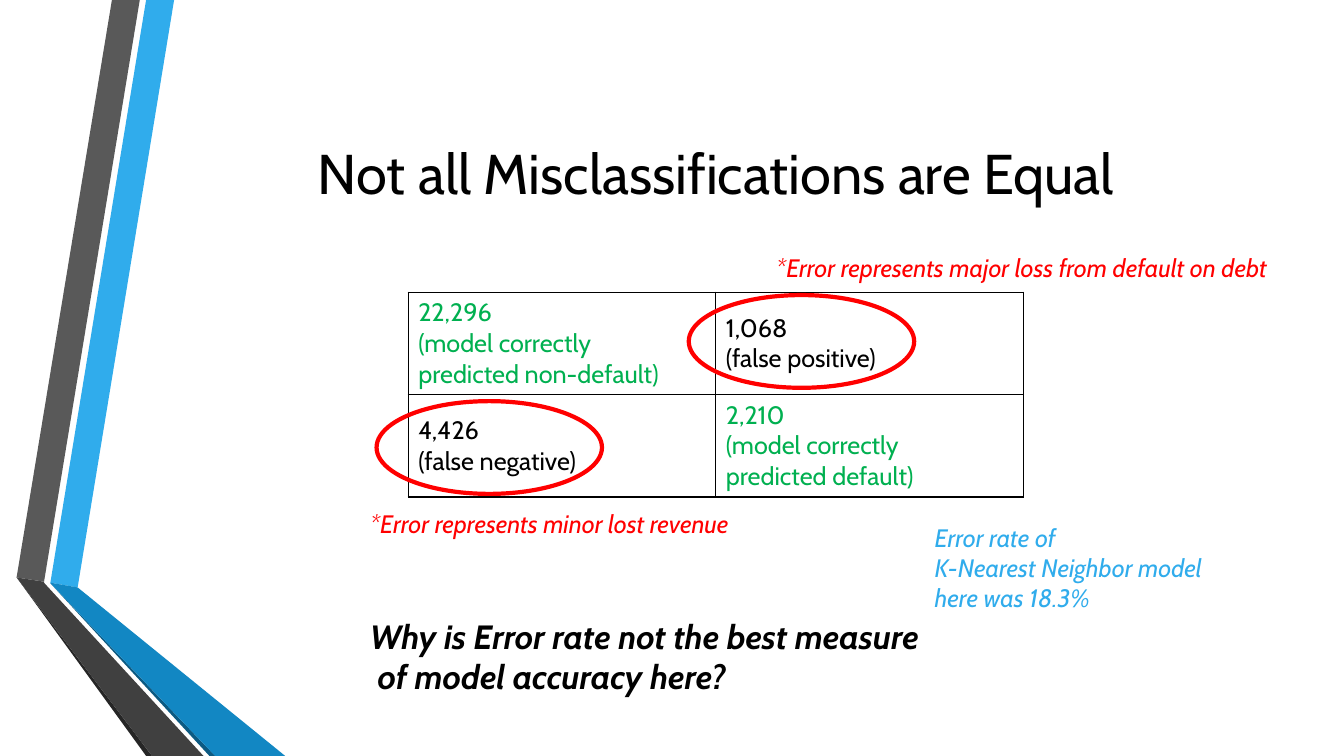
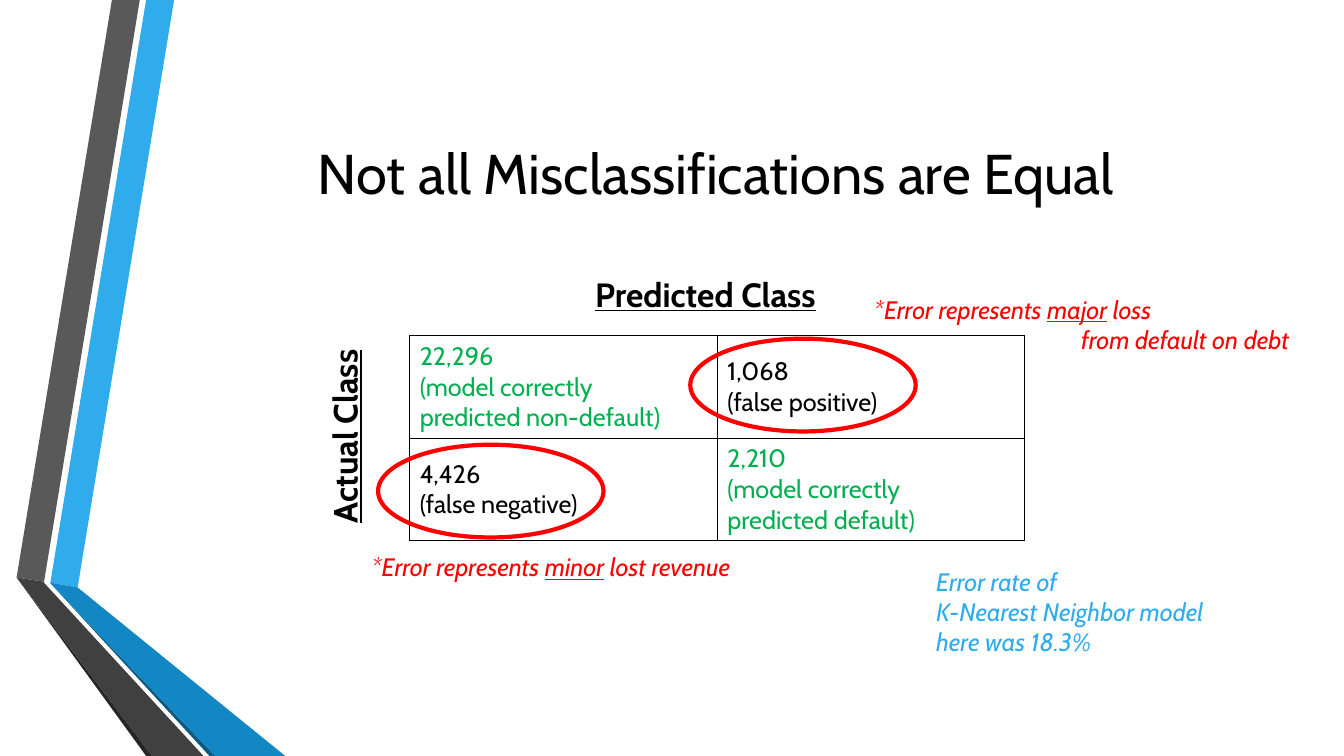
Before and after one commit to jb08/credit_card_default_ML, a slide deck: slide 9 of Predicting_Credit_Card_defaults.pptx. Drawn at 1344x756 pixels with LibreOffice and Linux fonts; fonts in the diff are those of the drawing; background and template pictures are left out. Boxes give left, top, right and bottom in pixels: in the first picture for what was removed or moved away, otherwise in the second. Text is boxed around its words. In the diff, an @@ line names an element or a change of style, - is before the commit and + after.

Commit message:
.ppt

```diff
--- a/Predicting_Credit_Card_defaults.pptx
+++ b/Predicting_Credit_Card_defaults.pptx
@@ text added at [595, 281, 815, 311], 24 pt, text #000000, bold, underline @@
+  Predicted Class
@@ text at [874, 300, 1289, 350]: text changed @@
-  *Error represents major loss from default on debt
+  *Error represents major loss
+  from default on debt
@@ text added at [325, 357, 366, 520], 24 pt, text #000000, bold, underline @@
+  Actual Class
@@ 2 texts, 2 ellipses, 1 table: place and size @@
-2 texts, 2 ellipses, 1 table at [370, 292, 1202, 608]
+2 texts, 2 ellipses, 1 table at [372, 336, 1204, 652]
@@ text "*Error represents minor lost revenue" at [372, 557, 731, 582]: underline on in "minor" @@
@@ text removed at [370, 623, 919, 697] @@
-  Why is Error rate not the best measure
-  of model accuracy here?
```
Also in this commit, not shown: 2 other slides changed.
